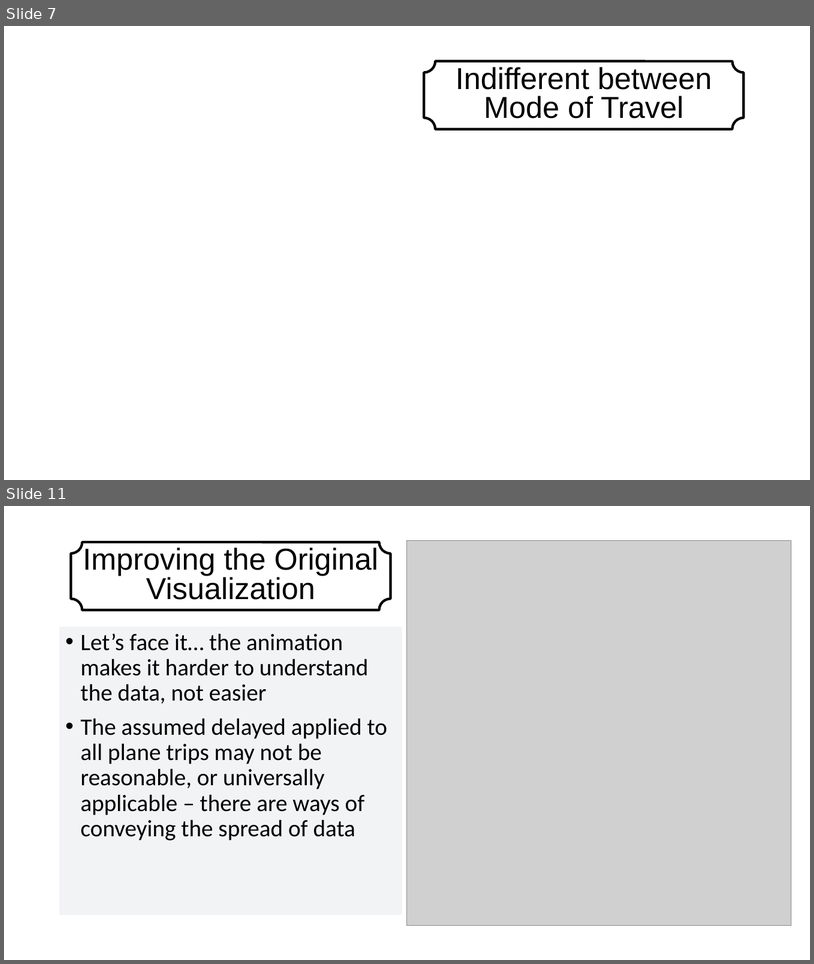
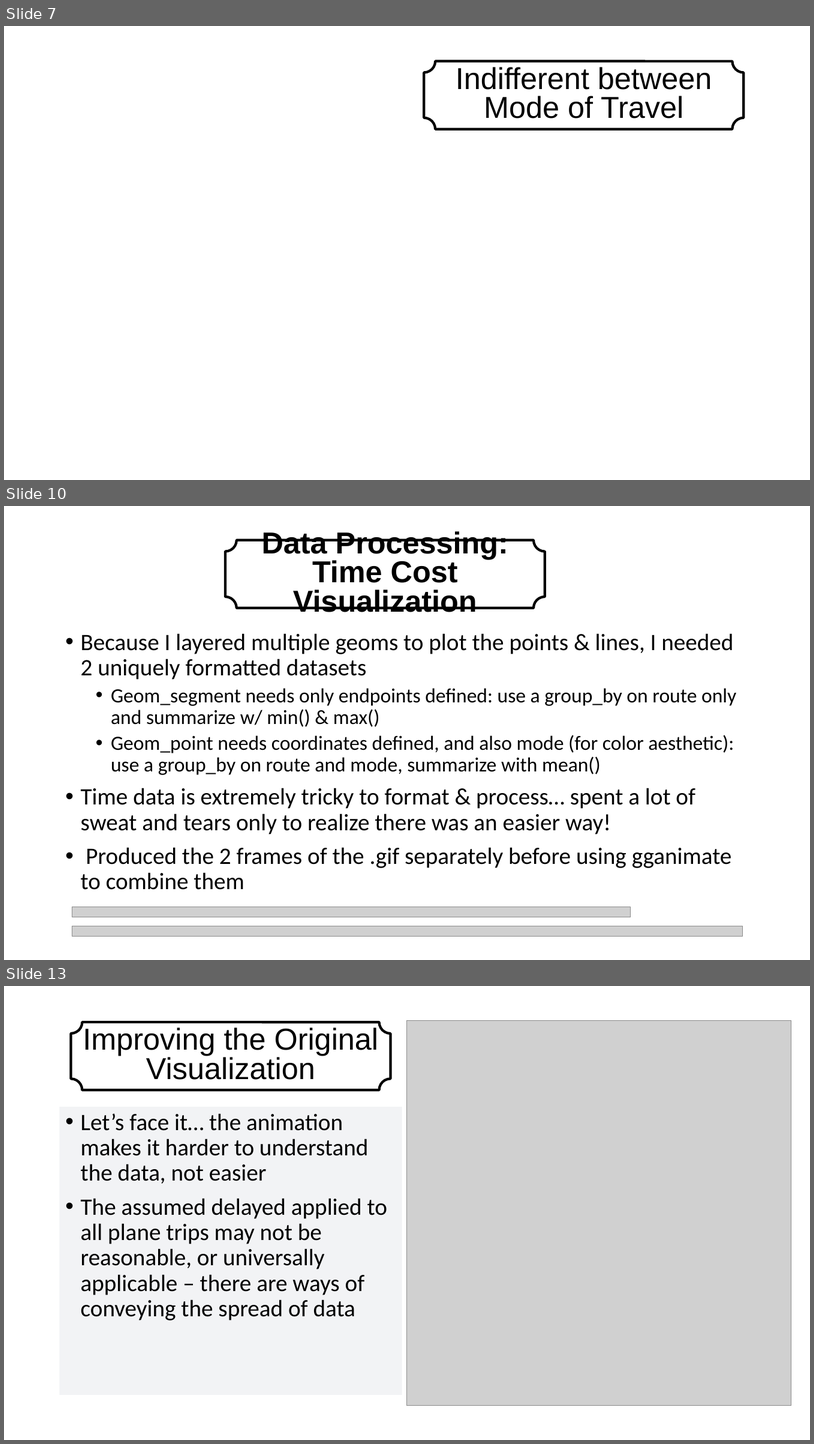
Before and after one commit to suyinlee23/MakeOverMonday_MAT_8790_LeazisLee, a slide deck: Trains vs Planes.pptx. Shown one above the other, each under a label of ours: slides 7 and 11 before the commit, slides 7, 10 and 13 after it; the slides between them are not shown. The pictures are 814x964 and 814x1444 pixels, drawn with LibreOffice and Linux fonts; fonts in the diff are those of the drawing; grey boxes stand for pictures; background and template pictures are left out. Boxes give left, top, right and bottom in pixels: in the first picture for what was removed or moved away, otherwise in the second. Text is boxed around its words. In the diff, an @@ line names an element or a change of style, - is before the commit and + after.

```diff
--- a/Trains vs Planes.pptx
+++ b/Trains vs Planes.pptx
@@ slide 10 added at box(4, 506, 810, 960), background picture (left out) @@
@@ plaque added at box(214, 530, 557, 618), fill #FFFFFF at 82% opacity, 36 pt, text #000000, bold @@
+Data Processing: Time Cost Visualization
@@ plaque added at box(225, 540, 545, 607), outline #000000 3 pt @@
@@ text added at box(81, 633, 737, 889), 28 pt, text #000000 @@
+• Because I layered multiple geoms to plot the points & lines, I needed 2 uniquely formatted datasets
+  • Geom_segment needs only endpoints defined: use a group_by on route only and summarize w/ min() & max()
+  • Geom_point needs coordinates defined, and also mode (for color aesthetic): use a group_by on route and mode, summarize with mean()
+• Time data is extremely tricky to format & process… spent a lot of sweat and tears only to realize there was an easier way!
+• Produced the 2 frames of the .gif separately before using gganimate to combine them
@@ picture added at box(72, 907, 631, 918) @@
@@ picture added at box(72, 926, 743, 936) @@
@@ what was slide 11 is now slide 13 @@
```
Also in this commit, not shown: 7 slides changed, 2 other slides added, 1 slide removed, 1 other file.
